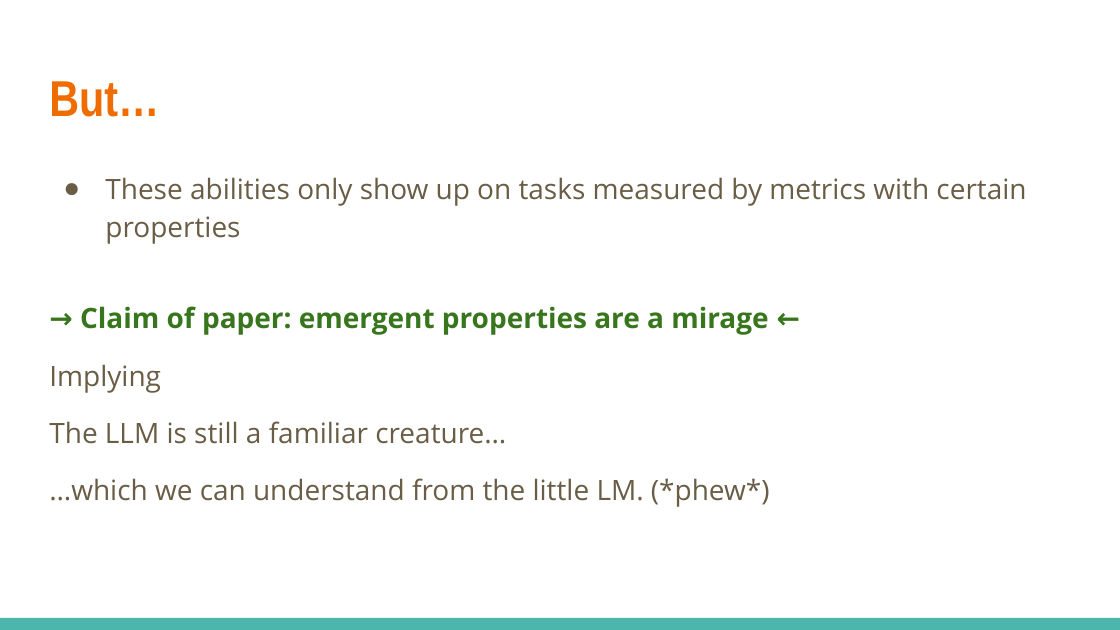
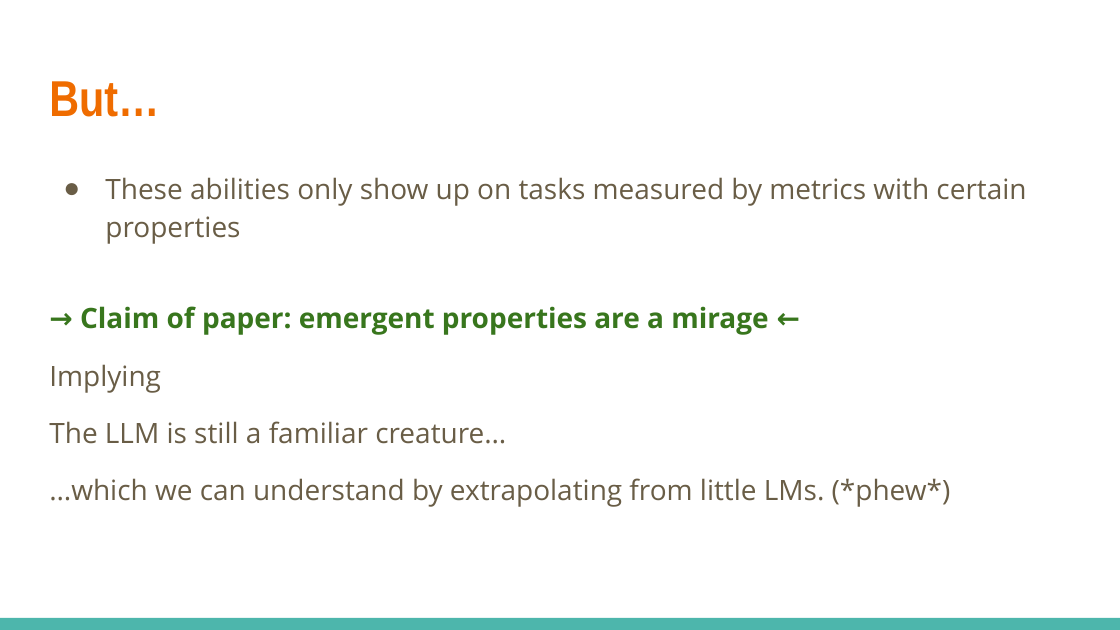
Before and after one commit to JHU-CLSP/csci-601-771-self-supervised-models, a slide deck: slide 4 of fa2024/files/presentations/9-19-EmergentAbility-Zhong-Bafna.pptx. Drawn at 1120x630 pixels with LibreOffice and Linux fonts; fonts in the diff are those of the drawing. Boxes give left, top, right and bottom in pixels: in the first picture for what was removed or moved away, otherwise in the second. Text is boxed around its words. In the diff, an @@ line names an element or a change of style, - is before the commit and + after.

```diff
--- a/fa2024/files/presentations/9-19-EmergentAbility-Zhong-Bafna.pptx
+++ b/fa2024/files/presentations/9-19-EmergentAbility-Zhong-Bafna.pptx
@@ text at [49, 478, 951, 507]: text changed @@
-…which we can understand from the little LM. (*phew*)
+…which we can understand by extrapolating from little LMs. (*phew*)
```
Also in this commit, not shown: 12 other slides changed, 18 slides added, 5 slides removed, 1 other file.
